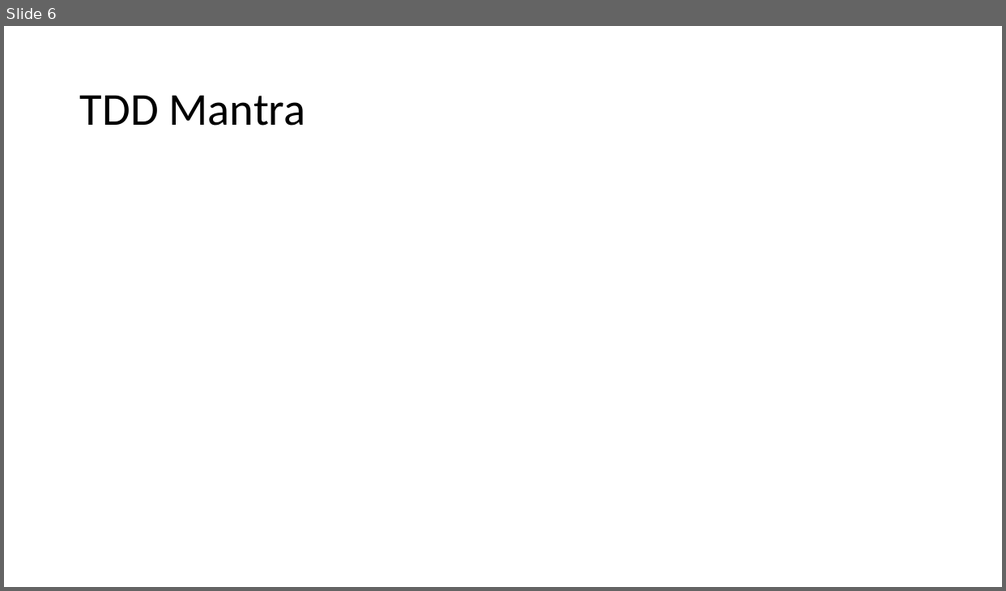
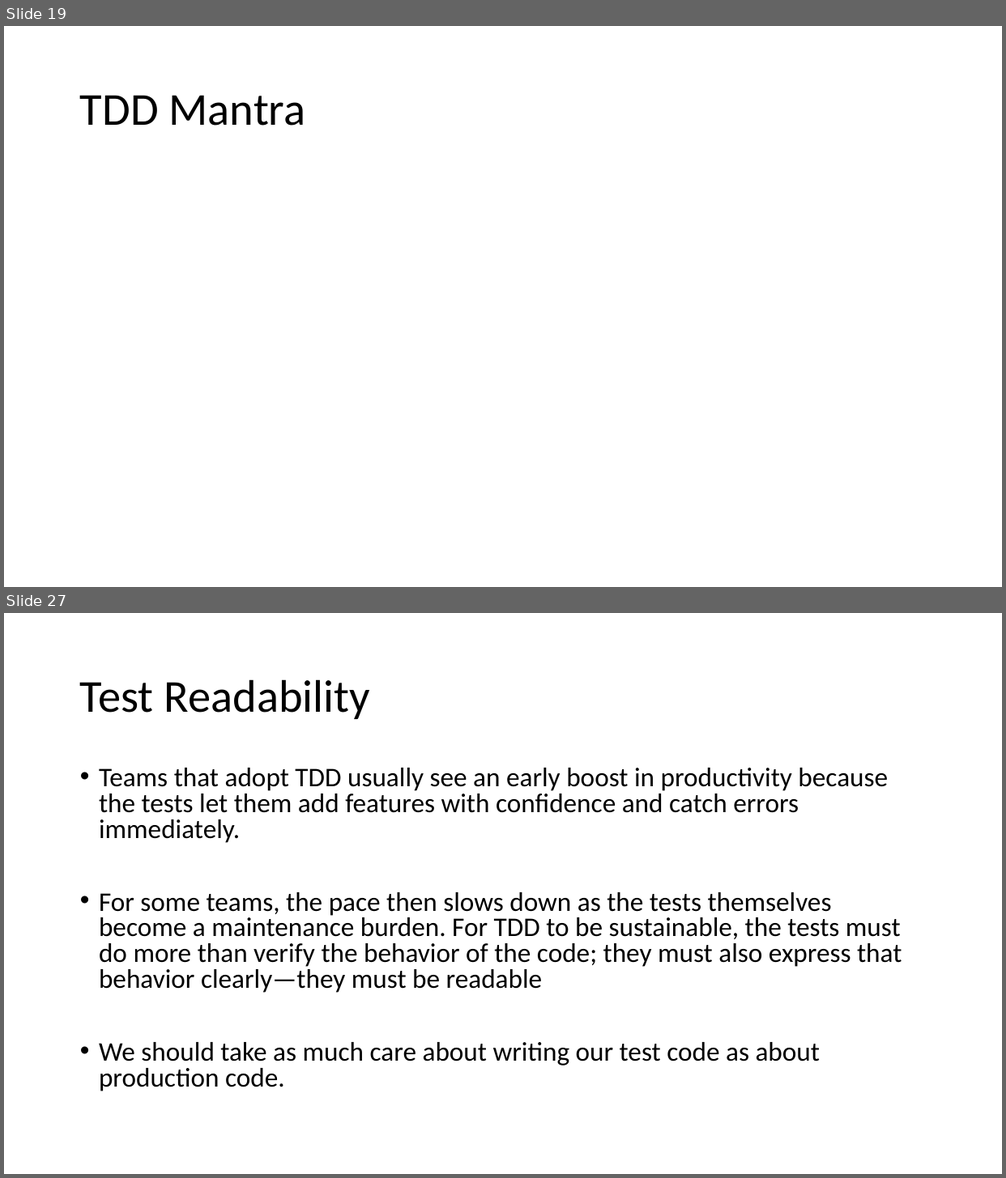
Before and after one commit to SunilPrasad/GithubRepo, a slide deck: TDDExamples/Persentation/TDD.pptx. Shown one above the other, each under a label of ours: slide 6 before the commit, slides 19 and 27 after it; the slides between them are not shown. The pictures are 1006x591 and 1006x1178 pixels, drawn with LibreOffice and Linux fonts; fonts in the diff are those of the drawing. Boxes give left, top, right and bottom in pixels: in the first picture for what was removed or moved away, otherwise in the second. Text is boxed around its words. In the diff, an @@ line names an element or a change of style, - is before the commit and + after.

```diff
--- a/TDDExamples/Persentation/TDD.pptx
+++ b/TDDExamples/Persentation/TDD.pptx
@@ slide 27 added at <box>4,613,1002,1174</box>, background #FFFFFF @@
@@ title added at <box>80,679,370,719</box>, 44 pt, text #000000 @@
+Test Readability
@@ text added at <box>99,768,901,1092</box>, 25.9 pt, text #000000 @@
+• Teams that adopt TDD usually see an early boost in productivity because the tests let them add features with confidence and catch errors immediately.
+• For some teams, the pace then slows down as the tests themselves become a maintenance burden. For TDD to be sustainable, the tests must do more than verify the behavior of the code; they must also express that behavior clearly—they must be readable
+• We should take as much care about writing our test code as about production code.
@@ what was slide 6 is now slide 19 @@
```
Also in this commit, not shown: 1 slide changed, 33 other slides added, 8 other files.
